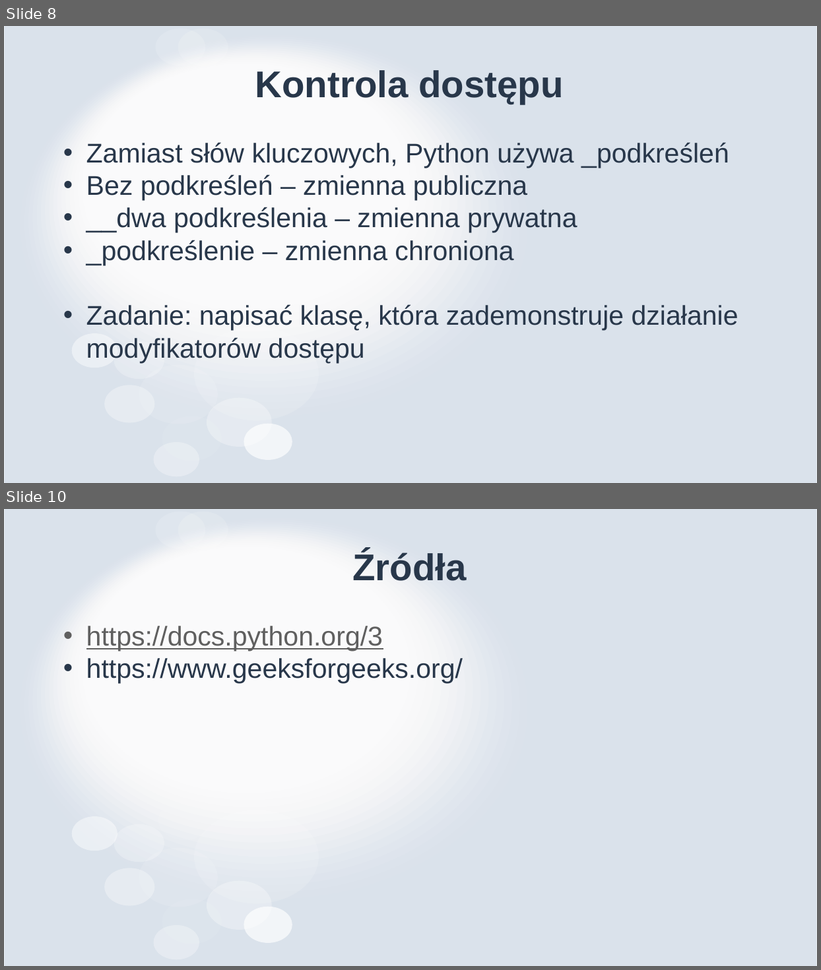
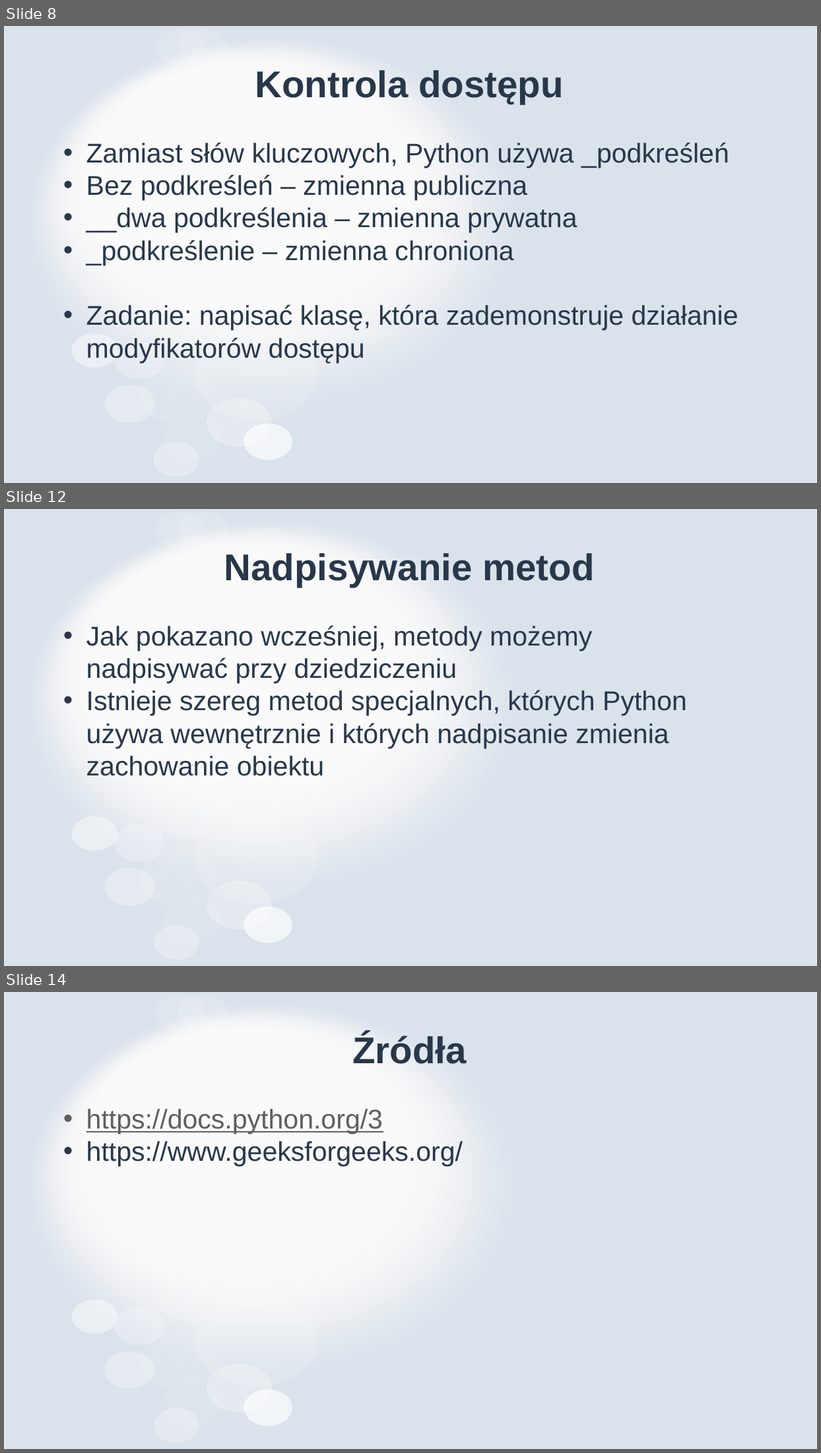
Before and after one commit to MikoStoro/ETI_Academy_python, a slide deck: Objects/Objects.pptx. Shown one above the other, each under a label of ours: slides 8 and 10 before the commit, slides 8, 12 and 14 after it; the slides between them are not shown. The pictures are 821x970 and 821x1453 pixels, drawn with LibreOffice and Linux fonts; fonts in the diff are those of the drawing. Boxes give left, top, right and bottom in pixels: in the first picture for what was removed or moved away, otherwise in the second. Text is boxed around its words. In the diff, an @@ line names an element or a change of style, - is before the commit and + after.

```diff
--- a/Objects/Objects.pptx
+++ b/Objects/Objects.pptx
@@ slide 12 added at box(4, 509, 817, 966), background #FFFFFF; not listed: 31 template elements that a slide beside it also shows @@
@@ title added at box(224, 553, 594, 587), 44 pt, text #28374A, bold @@
+Nadpisywanie metod
@@ text added at box(86, 625, 687, 776), 32 pt, text #28374A @@
+• Jak pokazano wcześniej, metody możemy nadpisywać przy dziedziczeniu
+• Istnieje szereg metod specjalnych, których Python używa wewnętrznie i których nadpisanie zmienia zachowanie obiektu
@@ what was slide 10 is now slide 14 @@
```
Also in this commit, not shown: 2 slides changed, 3 other slides added, 3 other files.
